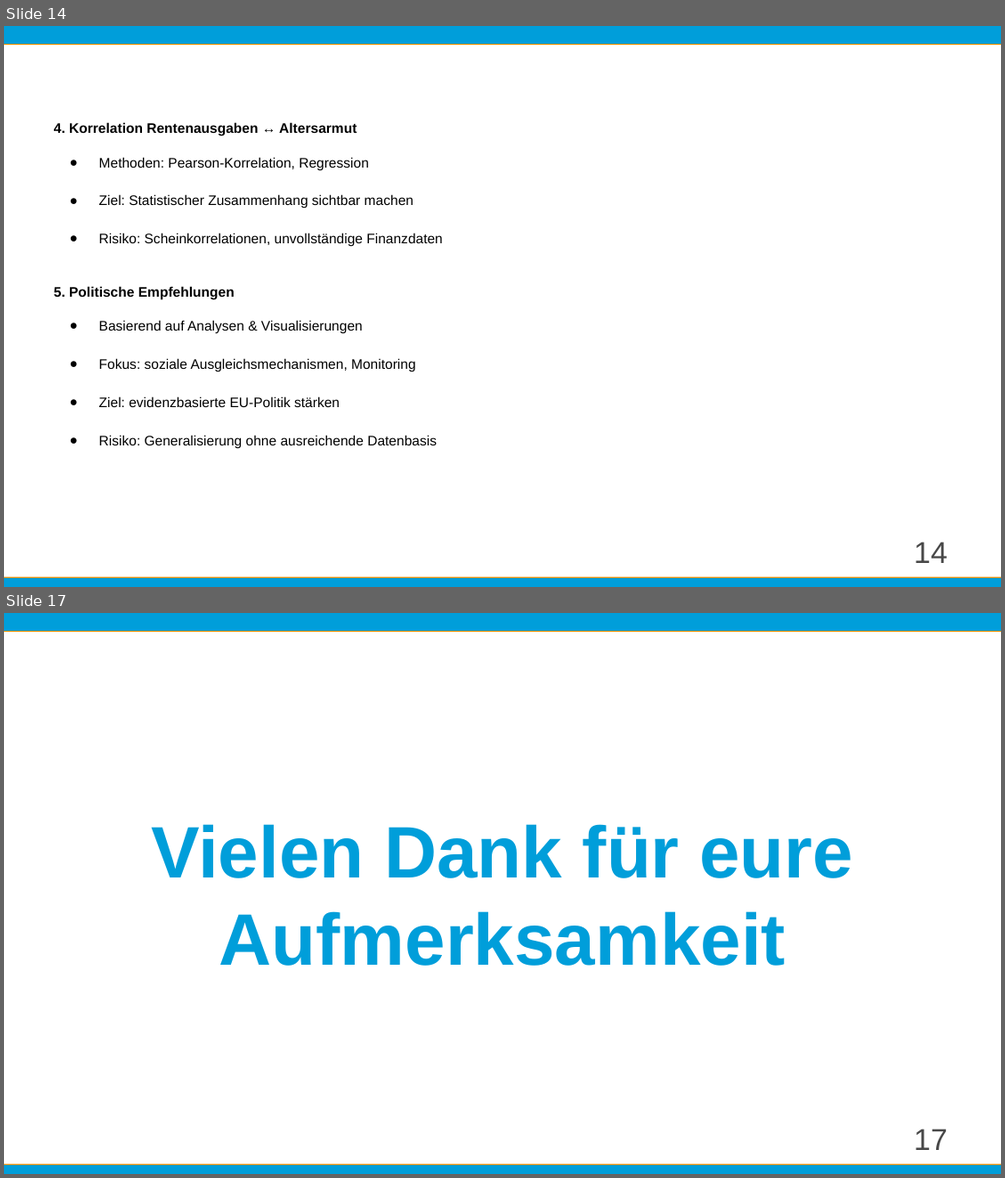
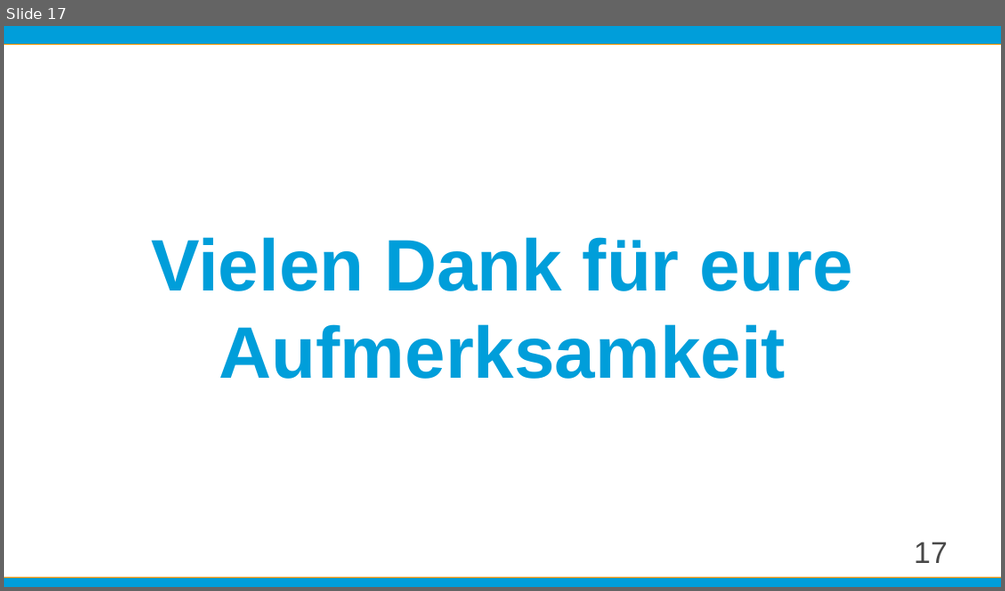
Before and after one commit to Elpidahope/Projektrealisierung, a slide deck: AltArmAbgehängt.pptx. Shown one above the other, each under a label of ours: slides 14 and 17 before the commit, slide 17 after it; the slides between them are not shown. The pictures are 1005x1178 and 1005x591 pixels, drawn with LibreOffice and Linux fonts; fonts in the diff are those of the drawing. Boxes give left, top, right and bottom in pixels: in the first picture for what was removed or moved away, otherwise in the second. Text is boxed around its words. In the diff, an @@ line names an element or a change of style, - is before the commit and + after.

```diff
--- a/AltArmAbgehängt.pptx
+++ b/AltArmAbgehängt.pptx
@@ slide 14 removed at (x1=4, y1=26, x2=1001, y2=587), background #FFFFFF; not listed: 2 template elements that a slide beside it also shows @@
@@ subtitle removed at (x1=54, y1=122, x2=443, y2=448) @@
-4. Korrelation Rentenausgaben ↔ Altersarmut
-● Methoden: Pearson-Korrelation, Regression
-● Ziel: Statistischer Zusammenhang sichtbar machen
-● Risiko: Scheinkorrelationen, unvollständige Finanzdaten
-5. Politische Empfehlungen
-● Basierend auf Analysen & Visualisierungen
-● Fokus: soziale Ausgleichsmechanismen, Monitoring
-● Ziel: evidenzbasierte EU-Politik stärken
-● Risiko: Generalisierung ohne ausreichende Datenbasis
@@ page number removed at (x1=914, y1=541, x2=947, y2=563) @@
-14
```
Also in this commit, not shown: 3 slides changed, 1 slide added.
